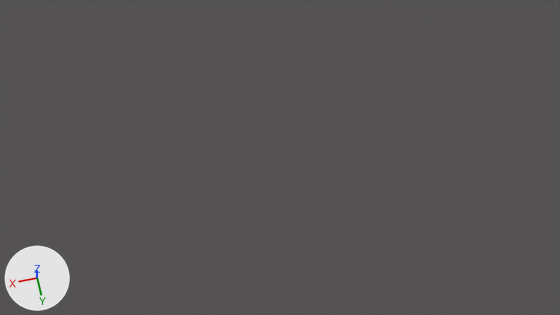
The Blender file knot_blank.blend as it was, and as the next commit left it.
One viewpoint serves both versions: the file's camera 'Camera'. The lights are fixed; the arrows at lower left show +X, +Y and +Z.
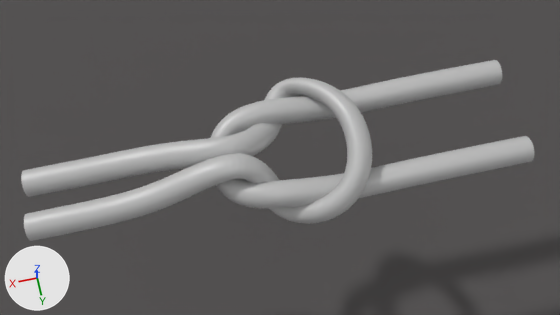
Patch to the scene script:
```diff
--- a/knot_blank.blend.py
+++ b/knot_blank.blend.py
@@ mat_ropematerial @@
+mat_ropematerial = bpy.data.materials.new('RopeMaterial')
+# nodes: BsdfAnisotropic, BsdfDiffuse, Fresnel, Mix, MixShader, NewGeometry, OutputMaterial
+# colours: dark grey #5e5e5e
@@ cu_untitled @@
+cu_untitled = bpy.data.curves.new('Untitled', 'CURVE')
+cu_untitled.dimensions = '3D'
+_sp = cu_untitled.splines.new('POLY'); _sp.points.add(38)
+_sp.points.foreach_set('co', [3.422, -0.3, 0.0, 0.0, 3.122, -0.3, 0.0, 0.0, 2.822, -0.3, 0.0000324, 0.0, 2.522, -0.3, 0.000285, 0.0, 2.222, -0.3, 0.00186, 0.0, 1.922, -0.3, 0.00879, 0.0, 1.622, -0.3, 0.0293, 0.0, 1.306, -0.265, 0.142, 0.0, 0.834, -0.0606, 0.358, 0.0, 0.446, 0.0368, 0.434, 0.0, 0.246, -0.102, 0.287, 0.0, 0.157, -0.323, 0.0288, 0.0, 0.042, -0.398, -0.123, 0.0, -0.0522, -0.533, -0.162, 0.0, -0.142, -0.738, -0.104, 0.0, -0.198, -1.09, -0.109, 0.0, -0.373, -1.172, -0.000585, 0.0, -0.869, -0.796, 0.279, 0.0, -1.148, -0.326, 0.512, 0.0, -1.139, 0.127, 0.364, 0.0, -1.073, 0.521, 0.319, 0.0, -0.883, 0.825, 0.22, 0.0, -0.59, 0.952, 0.0438, 0.0, -0.302, 0.892, -0.1, 0.0, -0.0621, 0.733, -0.234, 0.0, 0.0642, 0.607, -0.349, 0.0, 0.142, 0.458, -0.288, 0.0, 0.192, 0.292, -0.0298, 0.0, 0.272, 0.171, 0.343, 0.0, 0.425, 0.118, 0.518, 0.0, 0.805, 0.148, 0.417, 0.0, 1.255, 0.238, 0.159, 0.0, 1.594, 0.27, 0.0303, 0.0, 1.913, 0.29, 0.00936, 0.0, 2.222, 0.3, 0.00186, 0.0, 2.522, 0.3, 0.000285, 0.0, 2.822, 0.3, 0.0000324, 0.0, 3.122, 0.3, 0.0, 0.0, 3.422, 0.3, 0.0, 0.0])
+_sp.order_v = 0
+_sp.resolution_v = 0
+_sp.use_endpoint_u = True
+_sp.use_smooth = False
+_sp = cu_untitled.splines.new('POLY'); _sp.points.add(34)
+_sp.points.foreach_set('co', [-3.478, -0.6, 0.0, 0.0, -3.178, -0.6, 0.0, 0.0, -2.878, -0.6, 0.0, 0.0, -2.578, -0.6, -0.0000325, 0.0, -2.278, -0.6, -0.000285, 0.0, -1.978, -0.6, -0.00185, 0.0, -1.678, -0.6, -0.00876, 0.0, -1.378, -0.6, -0.0291, 0.0, -1.078, -0.6, -0.0635, 0.0, -0.779, -0.6, -0.0794, 0.0, -0.499, -0.604, -0.027, 0.0, -0.234, -0.611, 0.0603, 0.0, 0.0231, -0.617, 0.121, 0.0, 0.272, -0.614, 0.115, 0.0, 0.498, -0.58, 0.0738, 0.0, 0.666, -0.48, 0.0224, 0.0, 0.747, -0.293, -0.0184, 0.0, 0.765, -0.0461, -0.0277, 0.0, 0.747, 0.205, -0.0184, 0.0, 0.666, 0.401, 0.0224, 0.0, 0.498, 0.512, 0.0738, 0.0, 0.272, 0.559, 0.115, 0.0, 0.0231, 0.578, 0.121, 0.0, -0.234, 0.589, 0.0603, 0.0, -0.499, 0.596, -0.027, 0.0, -0.779, 0.6, -0.0794, 0.0, -1.078, 0.6, -0.0635, 0.0, -1.378, 0.6, -0.0291, 0.0, -1.678, 0.6, -0.00876, 0.0, -1.978, 0.6, -0.00185, 0.0, -2.278, 0.6, -0.000285, 0.0, -2.578, 0.6, -0.0000325, 0.0, -2.878, 0.6, 0.0, 0.0, -3.178, 0.6, 0.0, 0.0, -3.478, 0.6, 0.0, 0.0])
+_sp.order_v = 0
+_sp.resolution_v = 0
+_sp.use_endpoint_u = True
+_sp.use_smooth = False
+cu_untitled.materials.append(mat_ropematerial)
+cu_untitled.use_path_clamp = True
+cu_untitled.bevel_resolution = 6
+cu_untitled.bevel_depth = 0.2
+cu_untitled.fill_mode = 'FULL'
@@ ob_knot @@
+ob_knot = bpy.data.objects.new('Knot', cu_untitled)
+ob_knot.location = (0.436, 0.902, 2.313)
+_m = ob_knot.modifiers.new('Smooth', 'SMOOTH')
+_m.iterations = 10
+_m = ob_knot.modifiers.new('Subsurf', 'SUBSURF')
+_m.levels = 2
```

Boxes (x1, y1, x2, y2) around the edits, measured in the pictures (560 x 315 px):
'Knot', added
    after: (21, 60, 534, 241)
